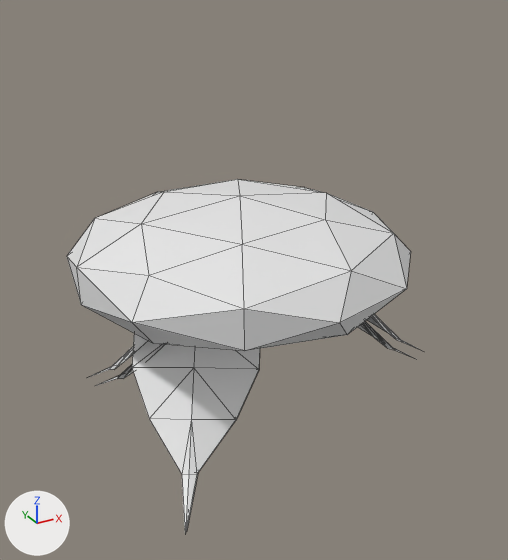
The glTF model models/world/pumpkin-1.glb, before and after one commit.
Rendered twice from a camera (50 mm lens) standing at (-0.319, -0.609, 0.271) and looking at (0.02, 0.006, -0.036). Lighting does not change. The marker at lower left points along +X, +Y and +Z. The picture after the commit comes second. Mesh edges are drawn as thin lines. Vertices at exactly the same position are counted once.

Objects in the first picture: 'pumpkin-1'.
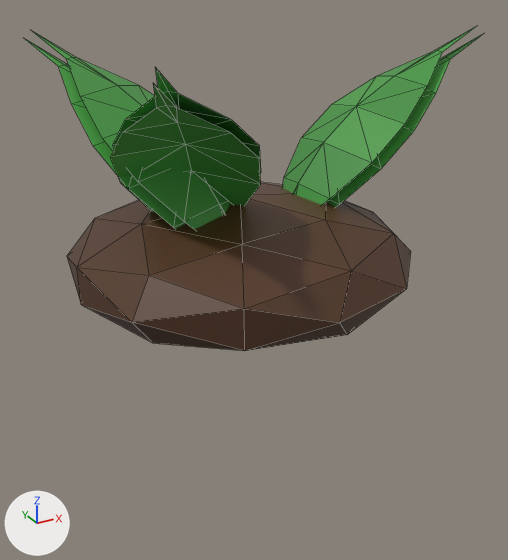
Pixel boxes (x1, y1, x2, y2) of what changed, in the pictures (508 x 560 px; the box of a moved part takes in the faces that stretch with it):
'pumpkin-1', recoloured, reshaped (darker, 30% wider, 8% shorter): before (67, 179, 420, 532); after (25, 26, 483, 351)
part 1 of me_mesh_0, moved or reshaped: before (90, 314, 420, 532); after (25, 26, 483, 229)

The change, as a diff of the scene's bpy script:
```diff
--- a/models/world/pumpkin-1.glb.py
+++ b/models/world/pumpkin-1.glb.py
@@ mat_vc @@
 n0 = _N.new('ShaderNodeBsdfPrincipled'); n0.name = 'Principled BSDF'
 n1 = _N.new('ShaderNodeOutputMaterial'); n1.name = 'Material Output'
+n2 = _N.new('ShaderNodeMix'); n2.name = 'Mix'
+n2.data_type = 'RGBA'
+n2.blend_type = 'MULTIPLY'
+n2.inputs[0].default_value = 1.0  # 'Factor'
+n2.inputs[7].default_value = (0.8, 0.8, 0.8, 1.0)  # 'B', white #e7e7e7
+n3 = _N.new('ShaderNodeVertexColor'); n3.name = 'Color Attribute'
 _L.new(n0.outputs[0], n1.inputs[0])  # 'BSDF' to 'Surface'
+_L.new(n2.outputs[2], n0.inputs[0])  # 'Result' to 'Base Color'
+_L.new(n3.outputs[0], n2.inputs[6])  # 'Color' to 'A'
@@ me_mesh_0 @@
 # used by ob_pumpkin_1; location = (0.0, 0.0, 0.0)
-me_mesh_0.from_pydata(...)  # 160 vertices, 216 faces; spans x -0.171..0.275, y -0.18..0.18, z -0.2..0.063
+me_mesh_0.from_pydata(...)  # 160 vertices, 216 faces; spans x -0.171..0.313, y -0.184..0.184, z -0.063..0.216
+# me_mesh_0 part 1: 112 of 160 vertices moved; they spanned x -0.138..0.275, y -0.152..0.152, z -0.2..0.021 and now span x -0.156..0.313, y -0.184..0.184, z 0.012..0.216; mean shift (0.001, 0.0, 0.215); largest move (0.263, 0.0, -0.2) -> (0.313, 0.0, 0.208)
 me_mesh_0.materials.append(mat_vc)
```
